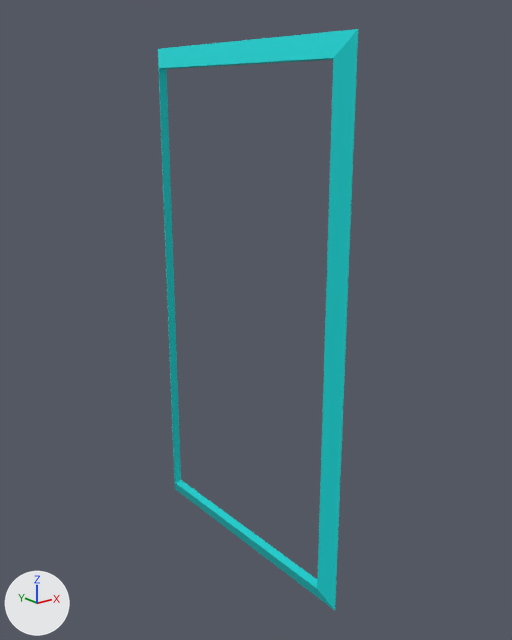
The glTF model 3d/corniceazzurra.glb, before and after one commit.
Camera for both pictures: a camera (50 mm lens) standing at (-7.39, -8.81, 3.44) and looking at (-0.5, -0.2, 0.0). The lights are fixed; the arrows at lower left show +X, +Y and +Z.
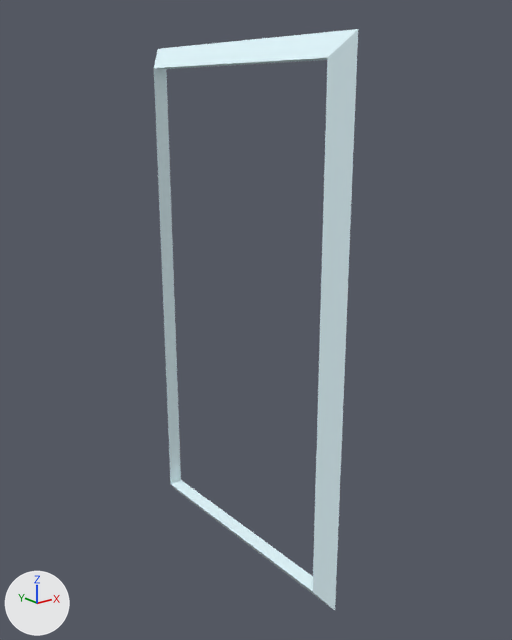
The newer file is also turned or shifted as a whole; pictures and numbers use the older file's frame.

Pixel boxes (x1, y1, x2, y2) of what changed, in the pictures (512 x 640 px):
'Cube.001', recoloured, moved, rescaled (cyan to white)
    before: (158, 29, 358, 610)
    after: (154, 29, 358, 610)

The change, as a list of edits to the scene's bpy script:
```text
Change mat_material_002:
    mat_material_002.base_color: (0.0, 0.638, 0.638) -> (0.768, 0.947, 1.0)  # cyan #00d1d1 -> white #e3f9ff
Change ob_cube_001:
    ob_cube_001.location: (-0.7, 0.0, 0.0) -> (-0.75, 0.0, 0.0)
    ob_cube_001.scale: (0.0758, 2.33, 4.24) -> (0.127, 2.33, 4.24)
```
